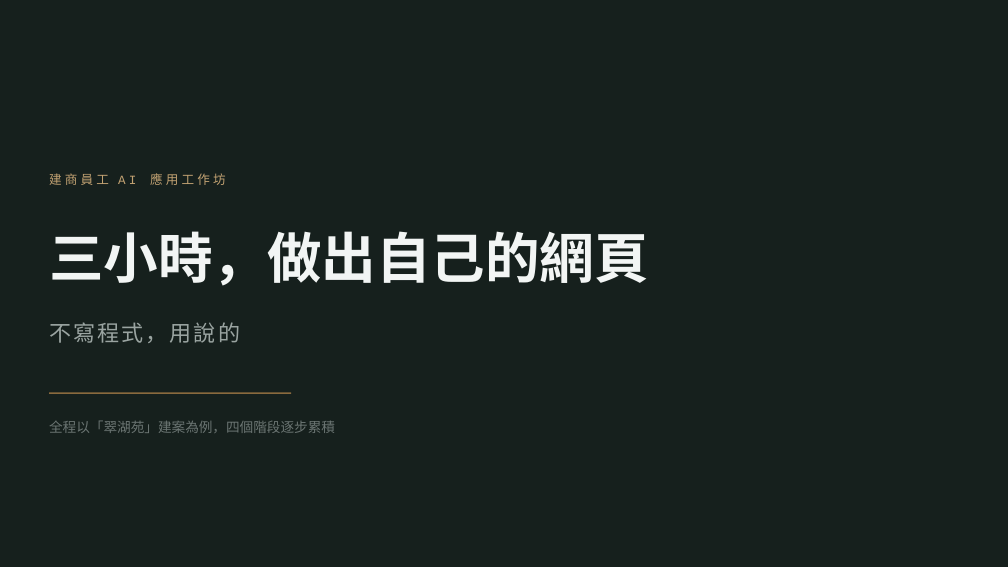
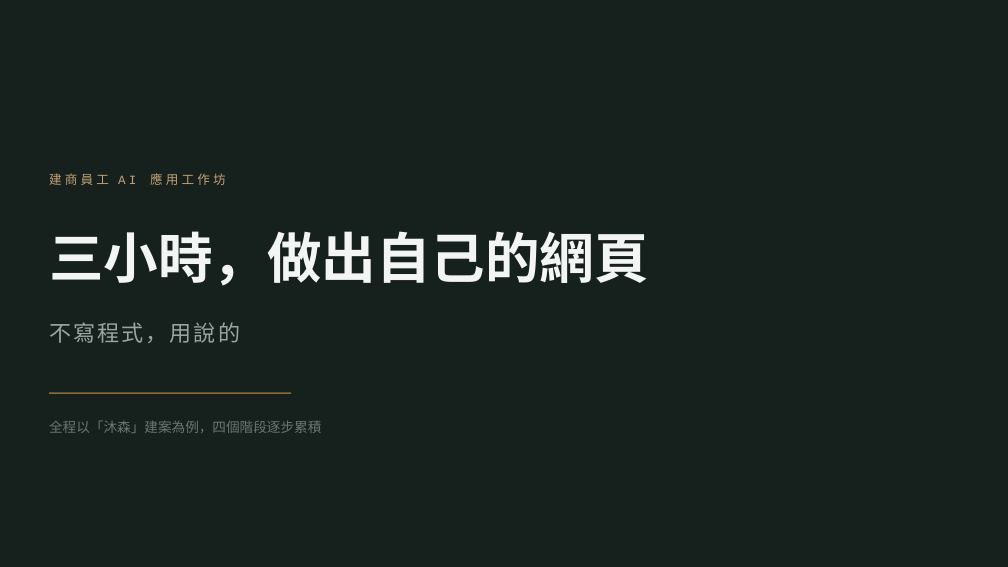
Before and after one commit to b39070566/architectureAiClass, a slide deck: slide 1 of slides/vibe-coding-workshop.pptx. Drawn at 1008x567 pixels with LibreOffice and Linux fonts; fonts in the diff are those of the drawing. Boxes give left, top, right and bottom in pixels: in the first picture for what was removed or moved away, otherwise in the second. Text is boxed around its words. In the diff, an @@ line names an element or a change of style, - is before the commit and + after.

```diff
--- a/slides/vibe-coding-workshop.pptx
+++ b/slides/vibe-coding-workshop.pptx
@@ text at box(49, 420, 321, 433): text changed @@
-全程以「翠湖苑」建案為例，四個階段逐步累積
+全程以「沐森」建案為例，四個階段逐步累積
```
Also in this commit, not shown: 6 other slides changed, 21 other files.
